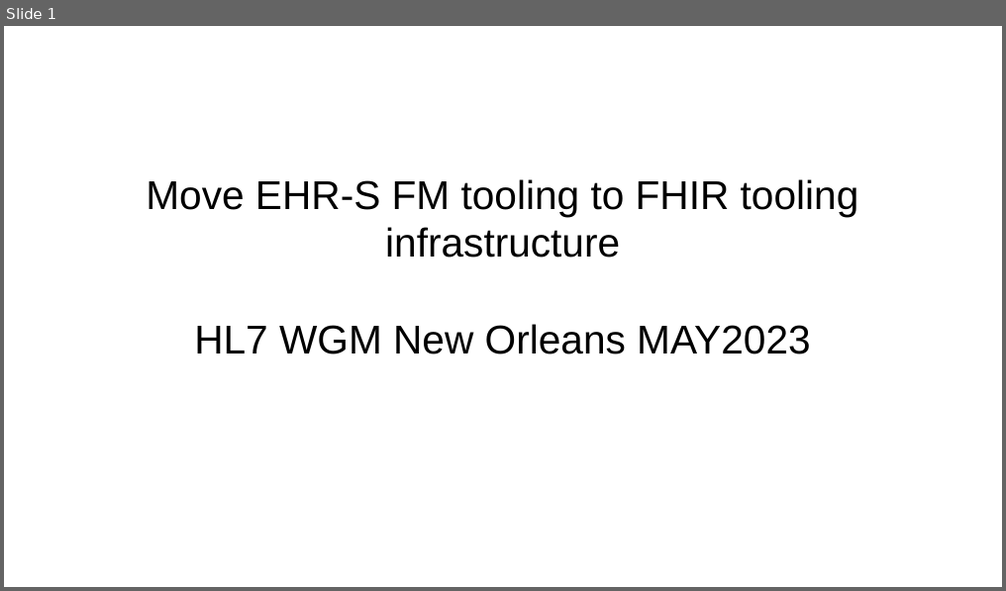
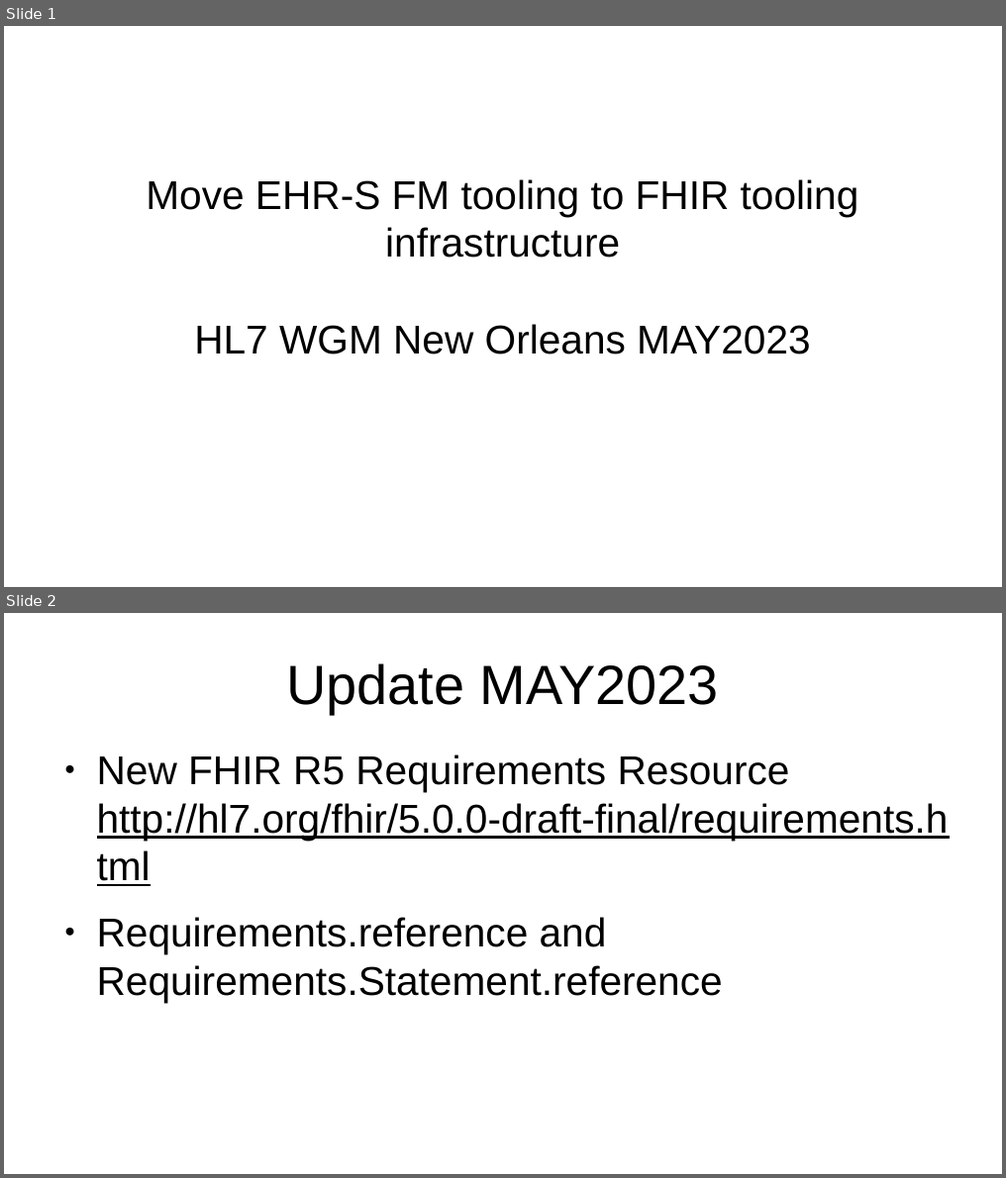
Before and after one commit to mvdzel/ehrsfm-fhir-r5, a slide deck: docs/ehrsfm-tool-fhir_MAY2023.odp. Shown one above the other, each under a label of ours: slide 1 before the commit, slides 1 and 2 after it. The pictures are 1006x591 and 1006x1178 pixels, drawn with LibreOffice and Linux fonts; fonts in the diff are those of the drawing. Boxes give left, top, right and bottom in pixels: in the first picture for what was removed or moved away, otherwise in the second. Text is boxed around its words. In the diff, an @@ line names an element or a change of style, - is before the commit and + after.

```diff
--- a/docs/ehrsfm-tool-fhir_MAY2023.odp
+++ b/docs/ehrsfm-tool-fhir_MAY2023.odp
@@ slide 2 added at [4,613,1002,1174], background #FFFFFF @@
@@ title added at [286,663,719,714], 44 pt, text #000000 @@
+Update MAY2023
@@ text added at [97,755,948,1003], 32 pt, text #000000 @@
+● New FHIR R5 Requirements Resource http://hl7.org/fhir/5.0.0-draft-final/requirements.html
+● Requirements.reference and Requirements.Statement.reference
```
Also in this commit, not shown: 2 slides changed, 5 other files.
